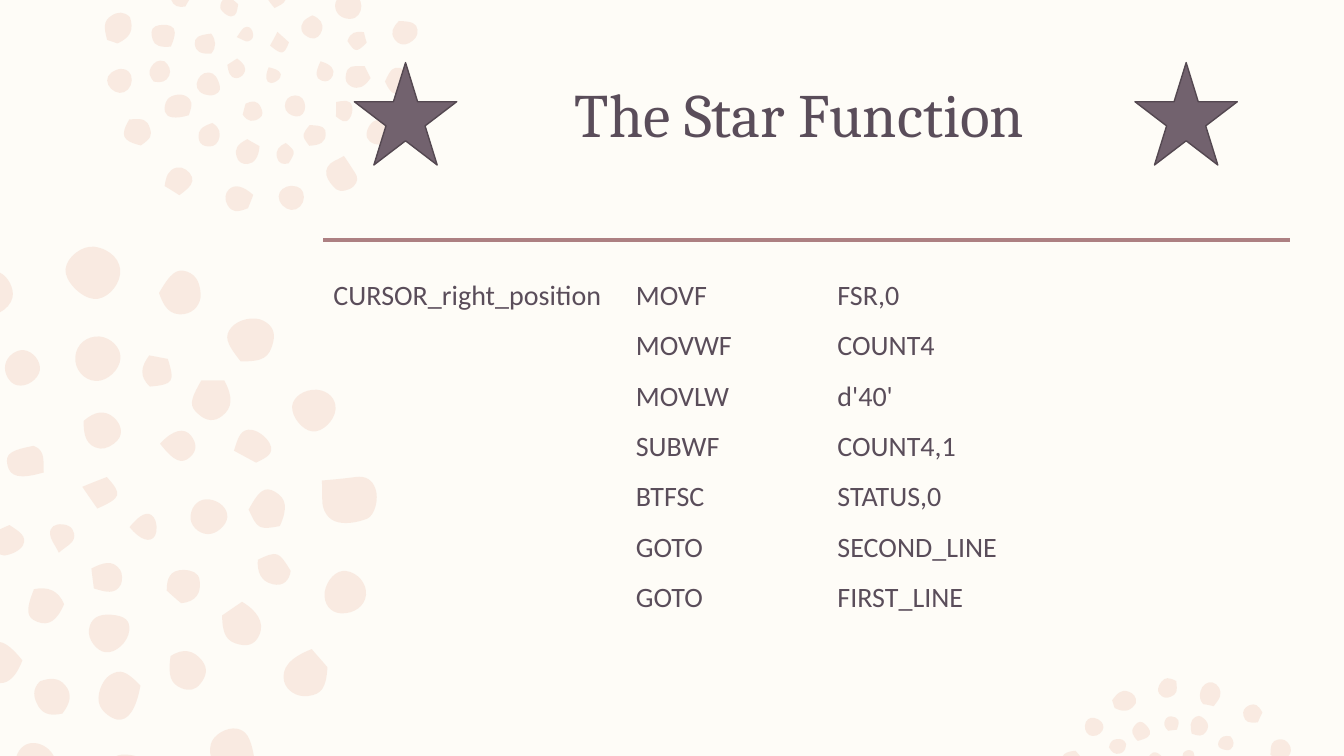
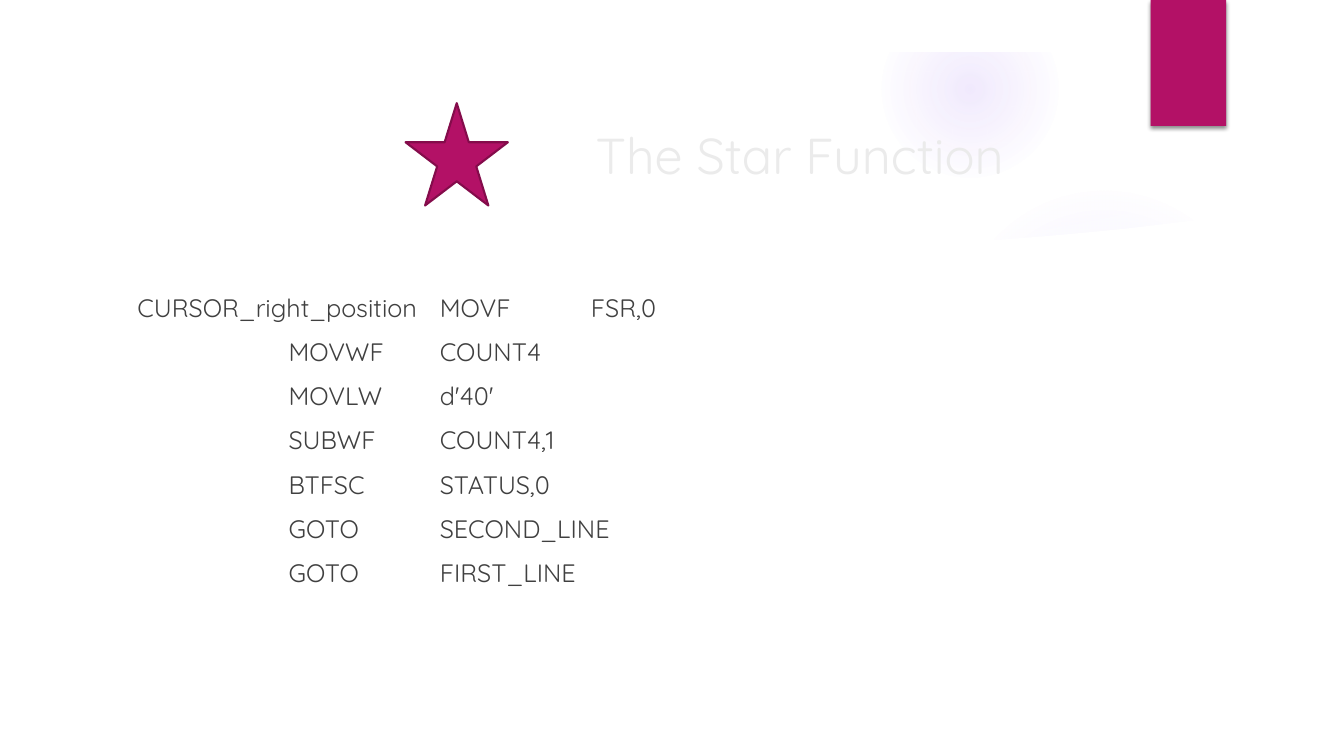
Before and after one commit to marwanj/Assembly-Language, a slide deck: slide 20 of Group_42_powerpoint.pptx. Drawn at 1344x756 pixels with LibreOffice and Linux fonts; fonts in the diff are those of the drawing; background and template pictures are left out. Boxes give left, top, right and bottom in pixels: in the first picture for what was removed or moved away, otherwise in the second. Text is boxed around its words. In the diff, an @@ line names an element or a change of style, - is before the commit and + after.

```diff
--- a/Group_42_powerpoint.pptx
+++ b/Group_42_powerpoint.pptx
@@ background #FEFCF7 to picture (left out) @@
@@ freeform shape: place and size @@
-freeform shape at (0, 0, 1293, 756)
+freeform shape at (0, 0, 1344, 756)
@@ freeform shape at (0, 0, 1344, 756): fill #F2D1C2 at 40% opacity to #FFFFFF @@
@@ rectangle added at (1150, 0, 1226, 126), fill #B31166 @@
@@ title "The Star Function" at (310, 74, 1291, 234): size 44 to 36 pt, font Cambria to Quicksand, text colour #5A4D5A to #EBEBEB; line spacing 0.99 to 1; vertical alignment top to middle @@
@@ star removed at (1135, 63, 1238, 165) @@
@@ star: place and size @@
-star at (355, 63, 458, 165)
+star at (405, 103, 508, 206)
@@ star at (405, 103, 508, 206): fill #72626E to #B31166; outline #544951 1 pt to #840D4B 1.5 pt @@
@@ group added at (0, 1, 1302, 756): 4 ellipses, 2 freeform shapes @@
@@ line removed from (324, 240) to (1291, 240) @@
@@ text "CURSOR_right_position MOVF FSR,0": place and size @@
-text "CURSOR_right_position MOVF FSR,0" at (333, 285, 996, 611)
+text "CURSOR_right_position MOVF FSR,0" at (137, 298, 656, 586)
@@ text "CURSOR_right_position MOVF FSR,0" at (137, 298, 656, 586): size 20 to 18 pt, font Calibri to Quicksand, text colour #5A4D5A to #404040; line spacing 1.11 to 1 @@
```
Also in this commit, not shown: 39 other slides changed, 1 slide removed.
